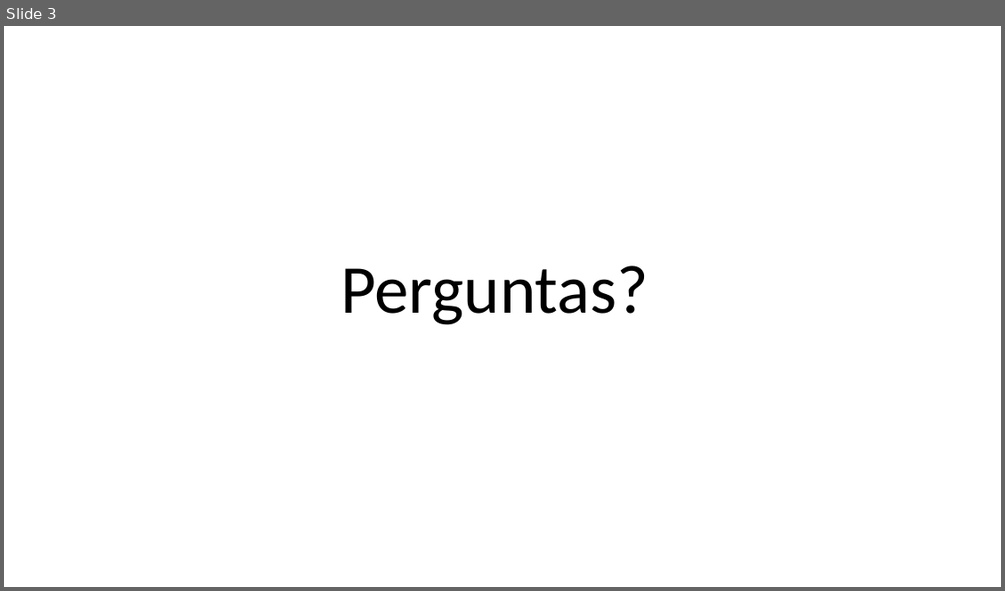
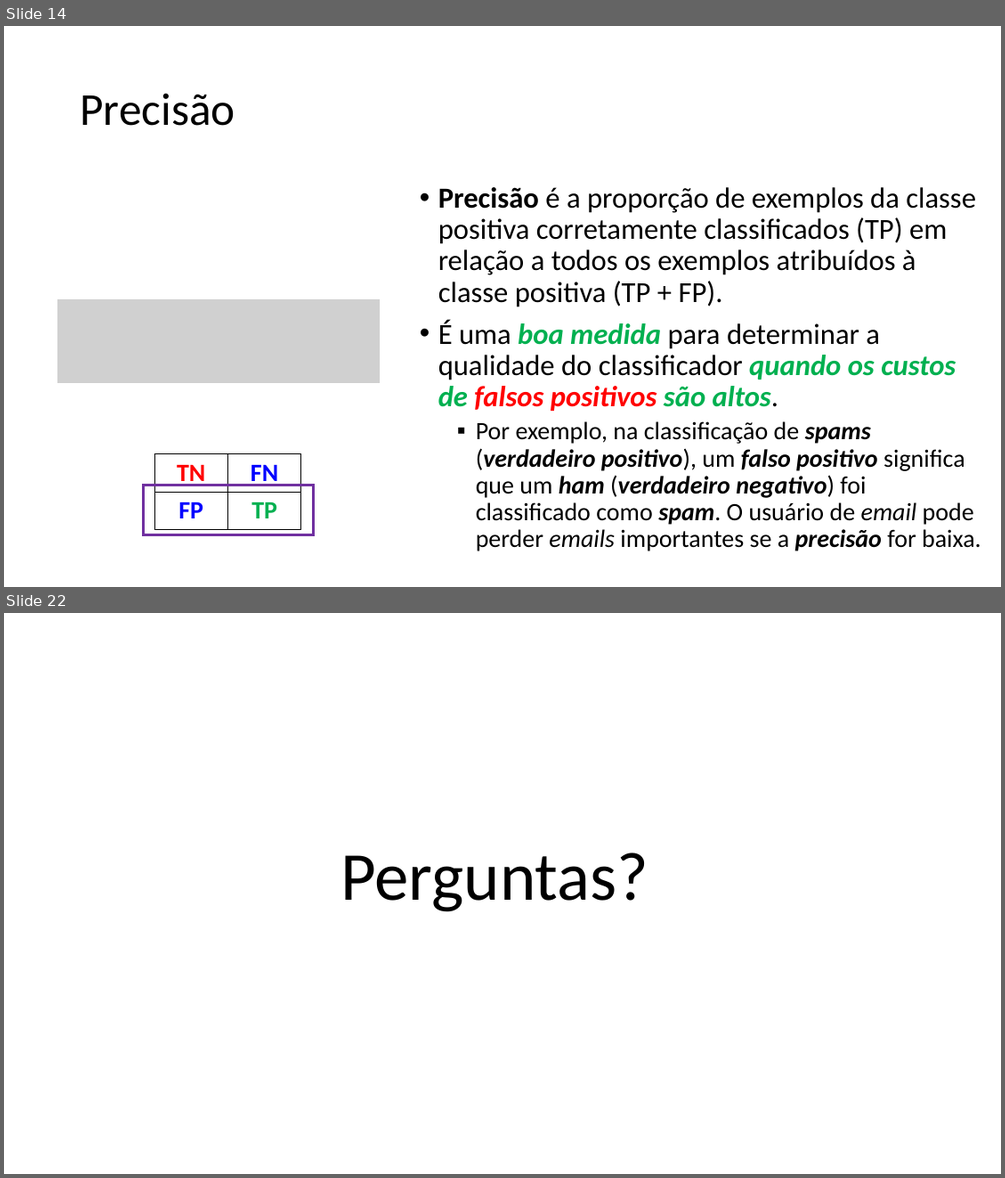
Before and after one commit to zz4fap/c24_inteligencia_artificial, a slide deck: slides/C24_Métricas_de_Classificação.pptx. Shown one above the other, each under a label of ours: slide 3 before the commit, slides 14 and 22 after it; the slides between them are not shown. The pictures are 1005x591 and 1005x1178 pixels, drawn with LibreOffice and Linux fonts; fonts in the diff are those of the drawing; grey boxes stand for pictures. Boxes give left, top, right and bottom in pixels: in the first picture for what was removed or moved away, otherwise in the second. Text is boxed around its words. In the diff, an @@ line names an element or a change of style, - is before the commit and + after.

```diff
--- a/slides/C24_Métricas_de_Classificação.pptx
+++ b/slides/C24_Métricas_de_Classificação.pptx
@@ slide 14 added at <box>4,26,1001,587</box>, background #FFFFFF @@
@@ title added at <box>80,93,235,126</box>, 44 pt, text #000000 @@
+Precisão
@@ text added at <box>438,187,981,551</box>, 28 pt, text #000000 @@
+• Precisão é a proporção de exemplos da classe positiva corretamente classificados (TP) em relação a todos os exemplos atribuídos à classe positiva (TP + FP).
+• É uma boa medida para determinar a qualidade do classificador quando os custos de falsos positivos são altos.
+  ▪ Por exemplo, na classificação de spams (verdadeiro positivo), um falso positivo significa que um ham (verdadeiro negativo) foi classificado como spam. O usuário de email pode perder emails importantes se a precisão for baixa.
@@ picture added at <box>57,299,380,383</box> @@
@@ table added at <box>154,454,301,529</box>, 2 rows, 2 columns @@
+TN | FN
+FP | TP
@@ rectangle added at <box>144,484,314,535</box>, outline #7030A0 2.25 pt @@
@@ what was slide 3 is now slide 22 @@
```
Also in this commit, not shown: 1 slide changed, 23 other slides added, 1 slide removed, 1 other file.
